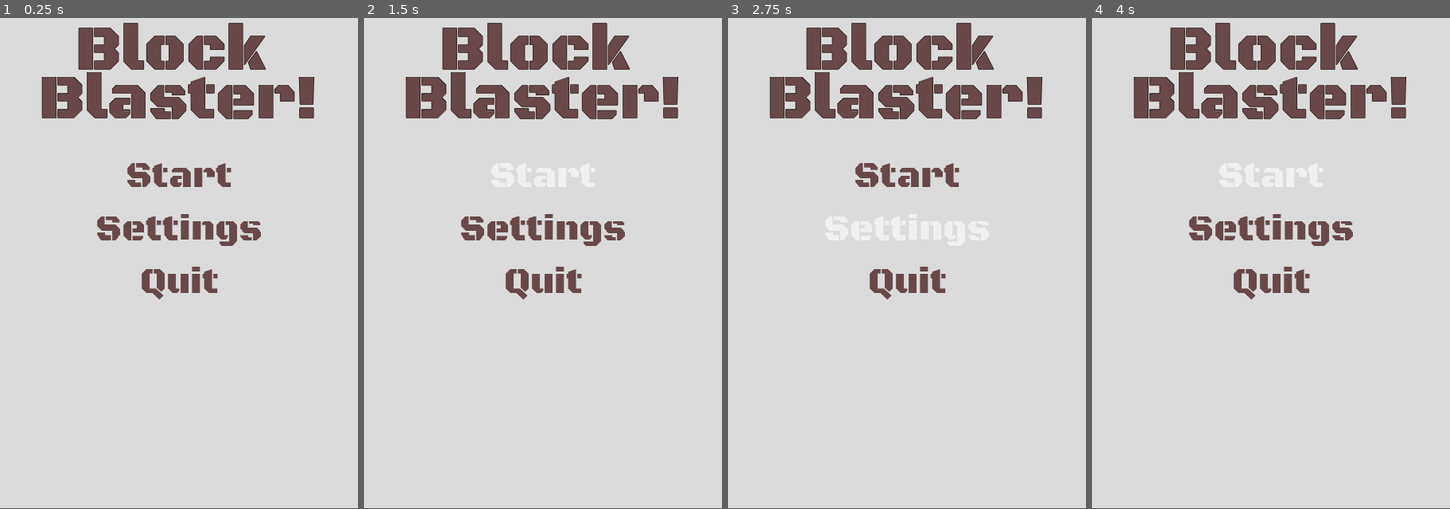
Above: before the commit, frames 1-4 (left to right).
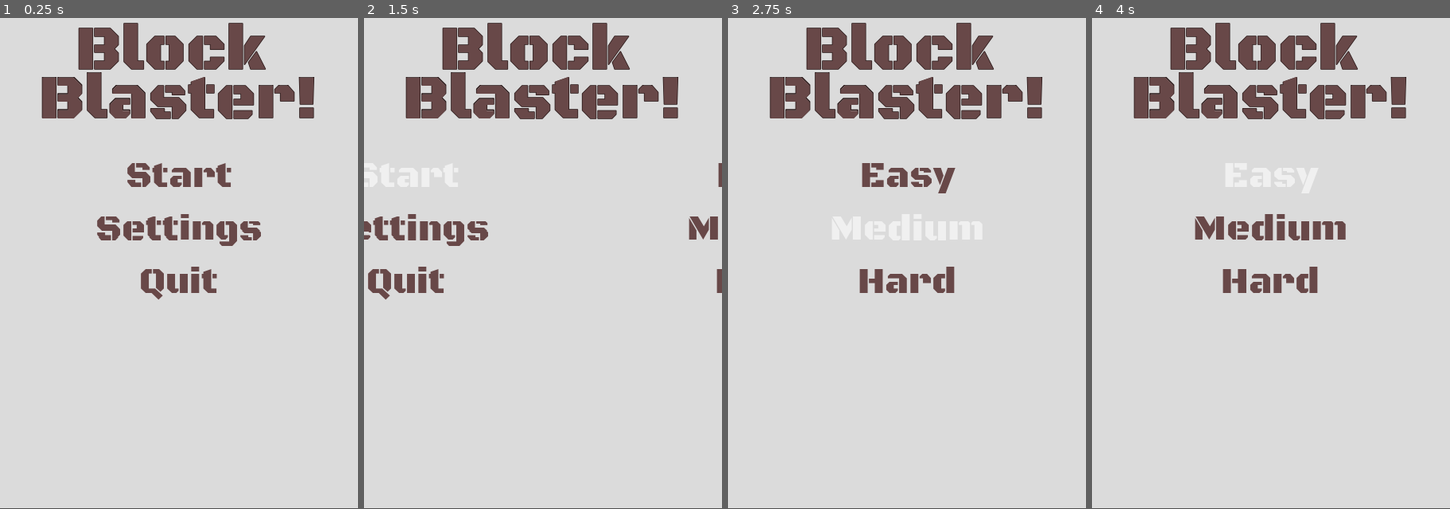
Above: after the commit, the same moments.

Repository: pieguyatx/learn-godot-mobile1
Game: Godot game, scene res://Scenes/Game.tscn
Same seed, same stepped clock (60 frames per second), same inputs: the game is played once before the commit and once after it.
Inputs (mouse positions are in pixels of both pictures, inside the frame that each line leads up to):
- Up to frame 1 (0.25 s): no input
- Up to frame 2 (1.5 s): click "Settings" at 0.5 s; click "Start" at 1.25 s
- Up to frame 3 (2.75 s): click (949, 229) at 2 s, where only the run after the commit has a clickable "Medium"
- Up to frame 4 (4 s): click (1271, 283) at 2.75 s, where only the run after the commit has a clickable "Hard"; click (1271, 175) at 3.5 s, where only the run before the commit has a clickable "Start"

The runs differ from the first frame. In frame 1, 0.2% of the frame differs, in the area x 39-61%, y 50-58%; in frame 2, 4.0%, in the area x 0-100%, y 29-58%; in frame 3, 1.4%; in frame 4, 2.0%.

Commit message:
Establish start menu interactivity

Diff:
--- a/Scenes/Game.tscn
+++ b/Scenes/Game.tscn
@@ -1,7 +1,11 @@
-[gd_scene load_steps=4 format=2]
+[gd_scene load_steps=8 format=2]
 
 [ext_resource path="res://Fonts/BlackOpsOne-Regular.ttf" type="DynamicFontData" id=1]
 [ext_resource path="res://Fonts/blackOps-60.tres" type="DynamicFont" id=2]
+[ext_resource path="res://Scripts/Difficulty.gd" type="Script" id=3]
+[ext_resource path="res://Scripts/Global.gd" type="Script" id=4]
+[ext_resource path="res://Scripts/Start.gd" type="Script" id=5]
+[ext_resource path="res://Scripts/MenuButtons.gd" type="Script" id=6]
 
 [sub_resource type="DynamicFont" id=1]
 size = 100
@@ -41,18 +45,23 @@
 }
 
 [node name="MenuButtons" type="Node2D" parent="UI"]
+script = ExtResource( 6 )
 
-[node name="VBoxContainer" type="VBoxContainer" parent="UI/MenuButtons"]
-margin_left = 0.922485
+[node name="Start" type="Node2D" parent="UI/MenuButtons"]
+script = ExtResource( 5 )
+
+[node name="move_tween" type="Tween" parent="UI/MenuButtons/Start"]
+
+[node name="StartMenu" type="VBoxContainer" parent="UI/MenuButtons/Start"]
 margin_top = 449.078
-margin_right = 576.922
+margin_right = 576.0
 margin_bottom = 703.078
 __meta__ = {
 "_edit_use_anchors_": false
 }
 
-[node name="Start" type="Button" parent="UI/MenuButtons/VBoxContainer"]
-margin_right = 576.0
+[node name="Start" type="Button" parent="UI/MenuButtons/Start/StartMenu"]
+margin_right = 575.0
 margin_bottom = 82.0
 focus_mode = 0
 custom_fonts/font = ExtResource( 2 )
@@ -64,9 +73,9 @@
 "_edit_use_anchors_": false
 }
 
-[node name="Settings" type="Button" parent="UI/MenuButtons/VBoxContainer"]
+[node name="Settings" type="Button" parent="UI/MenuButtons/Start/StartMenu"]
 margin_top = 86.0
-margin_right = 576.0
+margin_right = 575.0
 margin_bottom = 168.0
 focus_mode = 0
 custom_fonts/font = ExtResource( 2 )
@@ -78,9 +87,9 @@
 "_edit_use_anchors_": false
 }
 
-[node name="Quit" type="Button" parent="UI/MenuButtons/VBoxContainer"]
+[node name="Quit" type="Button" parent="UI/MenuButtons/Start/StartMenu"]
 margin_top = 172.0
-margin_right = 576.0
+margin_right = 575.0
 margin_bottom = 254.0
 focus_mode = 0
 custom_fonts/font = ExtResource( 2 )
@@ -92,10 +101,68 @@
 "_edit_use_anchors_": false
 }
 
+[node name="Difficulty" type="Node2D" parent="UI/MenuButtons"]
+position = Vector2( 576, 0 )
+script = ExtResource( 3 )
+
+[node name="move_tween" type="Tween" parent="UI/MenuButtons/Difficulty"]
+
+[node name="DifficultyMenu" type="VBoxContainer" parent="UI/MenuButtons/Difficulty"]
+margin_top = 449.078
+margin_right = 576.0
+margin_bottom = 703.078
+__meta__ = {
+"_edit_use_anchors_": false
+}
+
+[node name="Easy" type="Button" parent="UI/MenuButtons/Difficulty/DifficultyMenu"]
+margin_right = 575.0
+margin_bottom = 82.0
+focus_mode = 0
+custom_fonts/font = ExtResource( 2 )
+custom_colors/font_color = Color( 0.407843, 0.282353, 0.282353, 1 )
+enabled_focus_mode = 0
+text = "Easy"
+flat = true
+__meta__ = {
+"_edit_use_anchors_": false
+}
+
+[node name="Medium" type="Button" parent="UI/MenuButtons/Difficulty/DifficultyMenu"]
+margin_top = 86.0
+margin_right = 575.0
+margin_bottom = 168.0
+focus_mode = 0
+custom_fonts/font = ExtResource( 2 )
+custom_colors/font_color = Color( 0.407843, 0.282353, 0.282353, 1 )
+enabled_focus_mode = 0
+text = "Medium"
+flat = true
+__meta__ = {
+"_edit_use_anchors_": false
+}
+
+[node name="Hard" type="Button" parent="UI/MenuButtons/Difficulty/DifficultyMenu"]
+margin_top = 172.0
+margin_right = 575.0
+margin_bottom = 254.0
+focus_mode = 0
+custom_fonts/font = ExtResource( 2 )
+custom_colors/font_color = Color( 0.407843, 0.282353, 0.282353, 1 )
+enabled_focus_mode = 0
+text = "Hard"
+flat = true
+__meta__ = {
+"_edit_use_anchors_": false
+}
+
 [node name="Score" type="Node2D" parent="."]
 
 [node name="Buttons" type="Node2D" parent="."]
 
 [node name="Emitters" type="Node2D" parent="."]
 
-[node name="Globals" type="Node2D" parent="."]
+[node name="Global" type="Node2D" parent="."]
+script = ExtResource( 4 )
+
+[connection signal="pressed" from="UI/MenuButtons/Start/StartMenu/Start" to="UI/MenuButtons" method="_on_Start_pressed"]
--- /dev/null
+++ b/Scripts/Difficulty.gd
@@ -0,0 +1,21 @@
+extends Node2D
+
+
+# Declare member variables here. Examples:
+# var a = 2
+# var b = "text"
+
+
+# Called when the node enters the scene tree for the first time.
+func _ready():
+	pass # Replace with function body.
+
+func move(target):
+	var move_tween = get_node("move_tween")
+	# lets you change property of a node
+	move_tween.interpolate_property(self, "position", position, target, 2, Tween.TRANS_QUINT, Tween.EASE_OUT)
+	move_tween.start()
+
+# Called every frame. 'delta' is the elapsed time since the previous frame.
+#func _process(delta):
+#	pass
--- /dev/null
+++ b/Scripts/Global.gd
@@ -0,0 +1,16 @@
+extends Node2D
+
+var test = "hello"
+# Declare member variables here. Examples:
+# var a = 2
+# var b = "text"
+
+
+# Called when the node enters the scene tree for the first time.
+func _ready():
+	pass # Replace with function body.
+
+
+# Called every frame. 'delta' is the elapsed time since the previous frame.
+#func _process(delta):
+#	pass
--- /dev/null
+++ b/Scripts/MenuButtons.gd
@@ -0,0 +1,22 @@
+extends Node2D
+
+
+# Declare member variables here. Examples:
+# var a = 2
+# var b = "text"
+
+
+# Called when the node enters the scene tree for the first time.
+func _ready():
+	pass # Replace with function body.
+
+
+# Called every frame. 'delta' is the elapsed time since the previous frame.
+#func _process(delta):
+#	pass
+
+
+func _on_Start_pressed():
+	print(Global.test)
+	get_node("Start").move(Vector2(-576,0))  #capital letter on V, move to position
+	get_node("Difficulty").move(Vector2(0,0))
--- /dev/null
+++ b/Scripts/Start.gd
@@ -0,0 +1,21 @@
+extends Node2D
+
+
+# Declare member variables here. Examples:
+# var a = 2
+# var b = "text"
+
+
+# Called when the node enters the scene tree for the first time.
+func _ready():
+	pass # Replace with function body.
+
+func move(target):
+	var move_tween = get_node("move_tween")
+	# lets you change property of a node
+	move_tween.interpolate_property(self, "position", position, target, 2, Tween.TRANS_QUINT, Tween.EASE_OUT)
+	move_tween.start()
+
+# Called every frame. 'delta' is the elapsed time since the previous frame.
+#func _process(delta):
+#	pass
--- a/project.godot
+++ b/project.godot
@@ -13,6 +13,10 @@
 config/name="tutorial-mobile-app"
 run/main_scene="res://Scenes/Game.tscn"
 config/icon="res://icon.png"
+
+[autoload]
+
+Global="*res://Scripts/Global.gd"
 
 [display]
 
Not shown, changed: .DS_Store
Not shown, added: Scenes/.DS_Store
